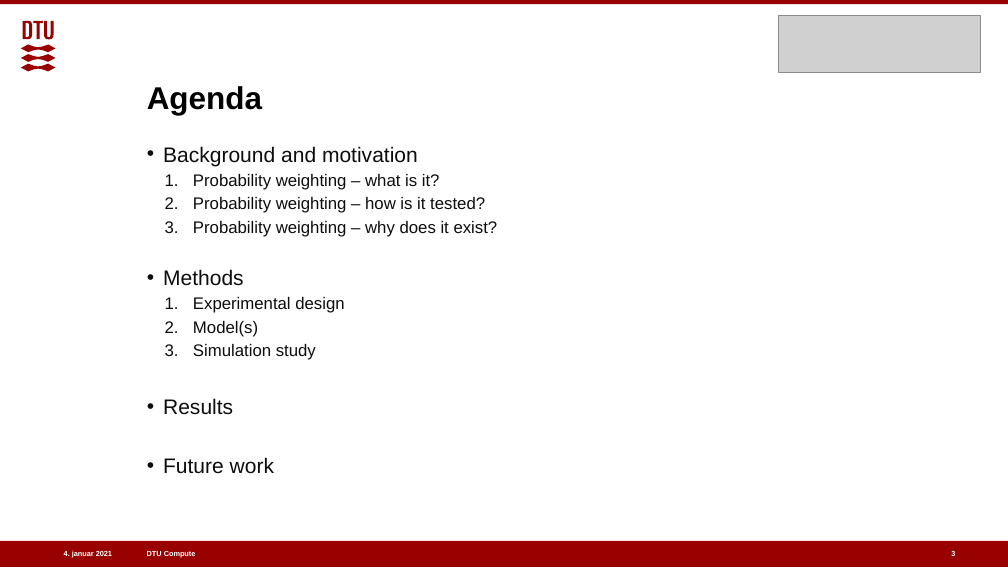
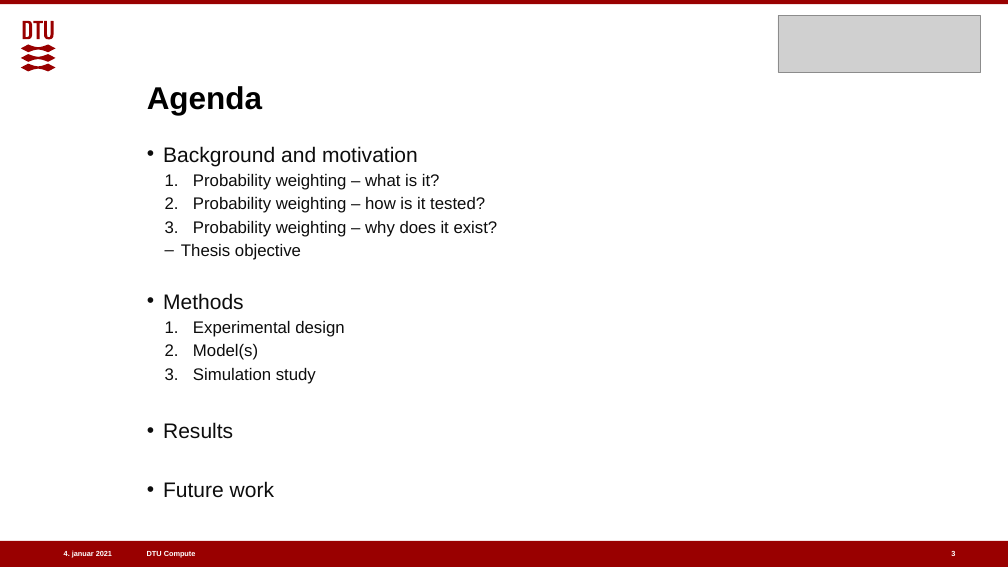
Before and after one commit to benj1003/Comparing-normative-and-descriptive-models-of-probability-weighting, a slide deck: slide 3 of Presentations/Oral defence 07-01-2021.pptx. Drawn at 1008x567 pixels with LibreOffice and Linux fonts; fonts in the diff are those of the drawing; grey boxes stand for pictures. Boxes give left, top, right and bottom in pixels: in the first picture for what was removed or moved away, otherwise in the second. Text is boxed around its words. In the diff, an @@ line names an element or a change of style, - is before the commit and + after.

```diff
--- a/Presentations/Oral defence 07-01-2021.pptx
+++ b/Presentations/Oral defence 07-01-2021.pptx
@@ text at [181,244,301,260]: paragraph added @@
+  – Thesis objective
```
Also in this commit, not shown: 5 other slides changed, 16 slides added.
